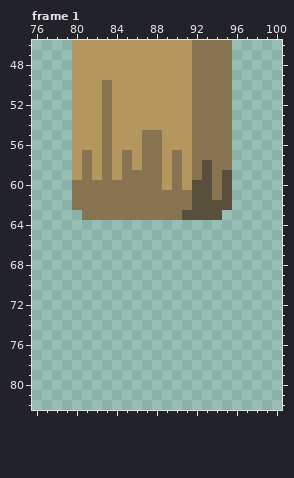
A pixel-art file gets an edit: assets/Tile/Adobe.ase. That is the earlier state.
500x256 pixels, 12 frames. Pixels under 10% opacity are left out. Colours within 5 levels of each other are drawn and written as one. Shown: frame 1: x 76..100, y 46..82. The commit also changed other frames or places, which this record leaves out.
Now the later version:
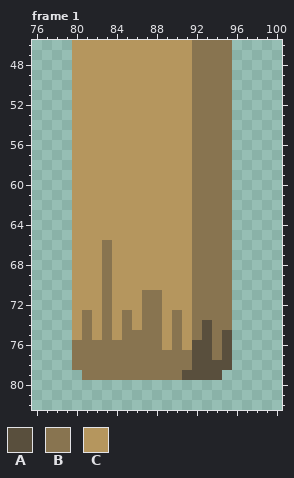
Palette (. is transparent): A #594f3d  B #887450  C #b5965e
From old to new:
Frame 1, layer "bridge side":
There is now colour A in row 74 at x 93; in row 75 at x 93 and 95; in rows 76 to 77 at x 92 to 93 and 95; in row 78 at x 92 to 95; in row 79 at x 91 to 94.
There is now colour B in row 63 at x 95; in rows 64 to 65 at x 92 to 95; in rows 66 to 70 at x 83 and 92 to 95; in rows 71 to 72 at x 83, 87 to 88 and 92 to 95; in row 73 at x 81, 83, 85, 87 to 88, 90 and 92 to 95; in row 74 at x 81, 83, 85, 87 to 88, 90, 92 and 94 to 95.
There is now colour B in row 75 at x 81, 83, 85 to 88, 90, 92 and 94; in row 76 at x 80 to 88, 90 and 94; in row 77 at x 80 to 91 and 94; in row 78 at x 80 to 91; in row 79 at x 81 to 90.
The edit turns colour A into colour B in row 58 at x 93; in row 59 at x 93 and 95; in rows 60 to 61 at x 92 to 93 and 95; in row 62 at x 92 to 95; in row 63 at x 92 to 94.
There is now colour C in row 63 at x 80; in rows 64 to 65 at x 80 to 91; in rows 66 to 70 at x 80 to 82 and 84 to 91; in rows 71 to 72 at x 80 to 82, 84 to 86 and 89 to 91; in rows 73 to 74 at x 80, 82, 84, 86, 89 and 91; in row 75 at x 80, 82, 84, 89 and 91.
There is now colour C in row 76 at x 89 and 91.
The edit turns colour A into colour C in row 63 at x 91.
The edit turns colour B into colour C in rows 50 to 54 at x 83; in rows 55 to 56 at x 83 and 87 to 88; in rows 57 to 58 at x 81, 83, 85, 87 to 88 and 90; in row 59 at x 81, 83, 85 to 88 and 90; in row 60 at x 80 to 88 and 90; in rows 61 to 62 at x 80 to 91.
The edit turns colour B into colour C in row 63 at x 81 to 90.
Boxes around the changes in both pictures, in picture pixels (x1, y1, x2, y2):
changed: (72, 80, 232, 380)
